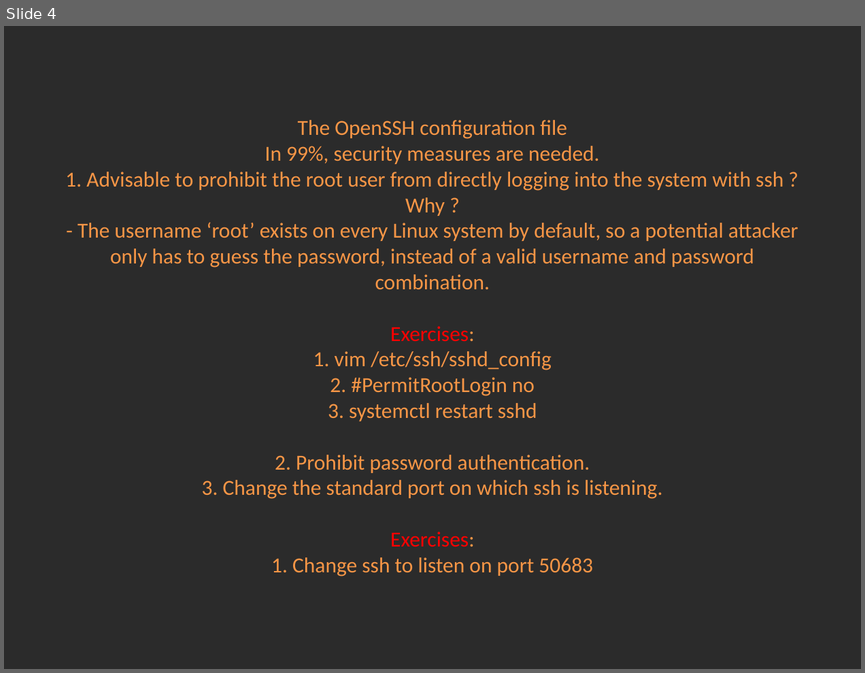
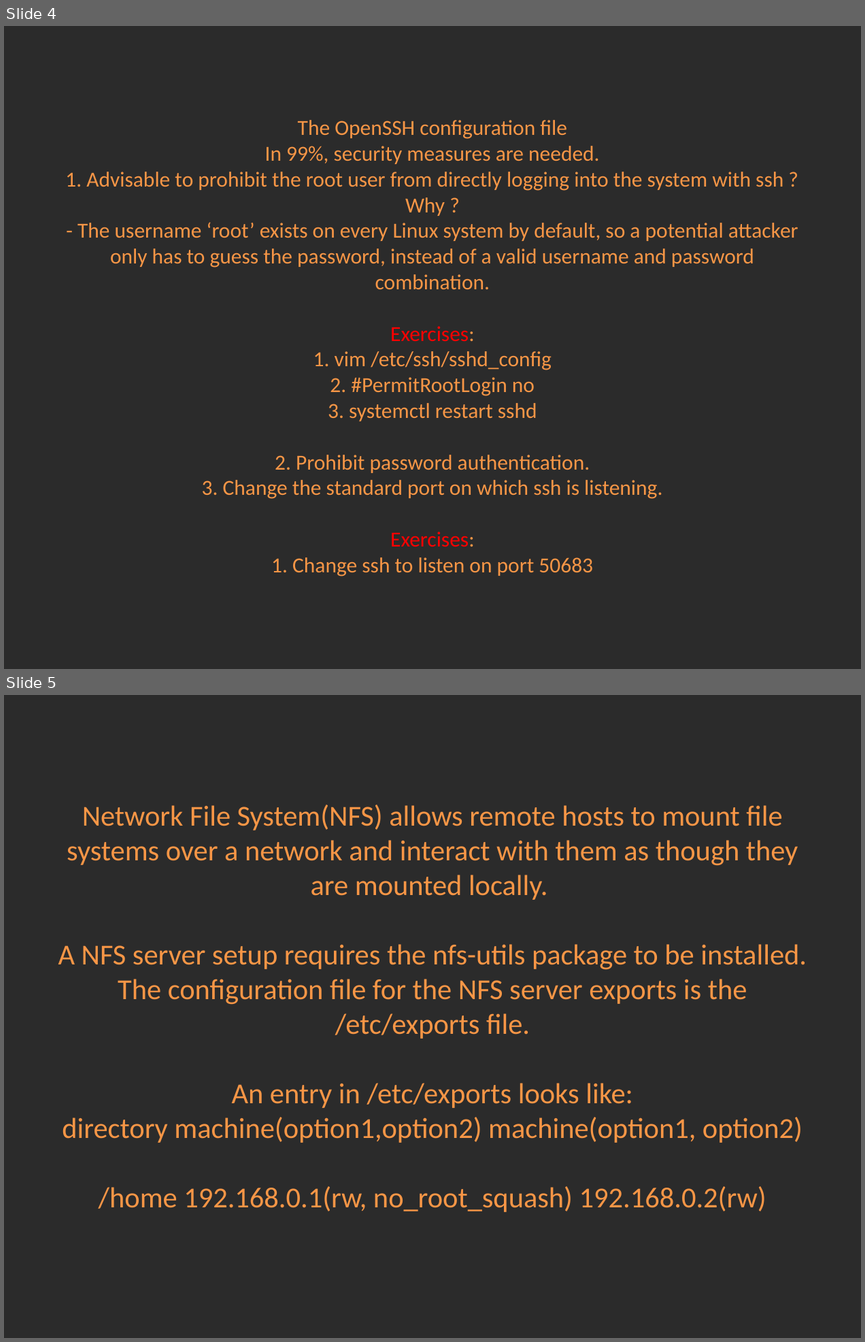
Before and after one commit to Academy-Soft-Intellect/Linux-Course, a slide deck: 12.SSH_NFS_SAMBA/12-SSH_NFS_SAMBA.pptx. Shown one above the other, each under a label of ours: slide 4 before the commit, slides 4 and 5 after it. The pictures are 865x673 and 865x1342 pixels, drawn with LibreOffice and Linux fonts; fonts in the diff are those of the drawing; background and template pictures are left out; a plain dark background stands for a picture behind light text. Boxes give left, top, right and bottom in pixels: in the first picture for what was removed or moved away, otherwise in the second. Text is boxed around its words. In the diff, an @@ line names an element or a change of style, - is before the commit and + after.

```diff
--- a/12.SSH_NFS_SAMBA/12-SSH_NFS_SAMBA.pptx
+++ b/12.SSH_NFS_SAMBA/12-SSH_NFS_SAMBA.pptx
@@ slide 5 added at box(4, 695, 861, 1338), background picture (left out) @@
@@ title added at box(58, 804, 806, 1212), 24.3 pt, text #F79646 @@
+Network File System(NFS) allows remote hosts to mount file systems over a network and interact with them as though they are mounted locally.
+A NFS server setup requires the nfs-utils package to be installed. The configuration file for the NFS server exports is the /etc/exports file.
+An entry in /etc/exports looks like:
+directory machine(option1,option2) machine(option1, option2)
+/home 192.168.0.1(rw, no_root_squash) 192.168.0.2(rw)
```
Also in this commit, not shown: 2 other slides added, 1 slide removed.
